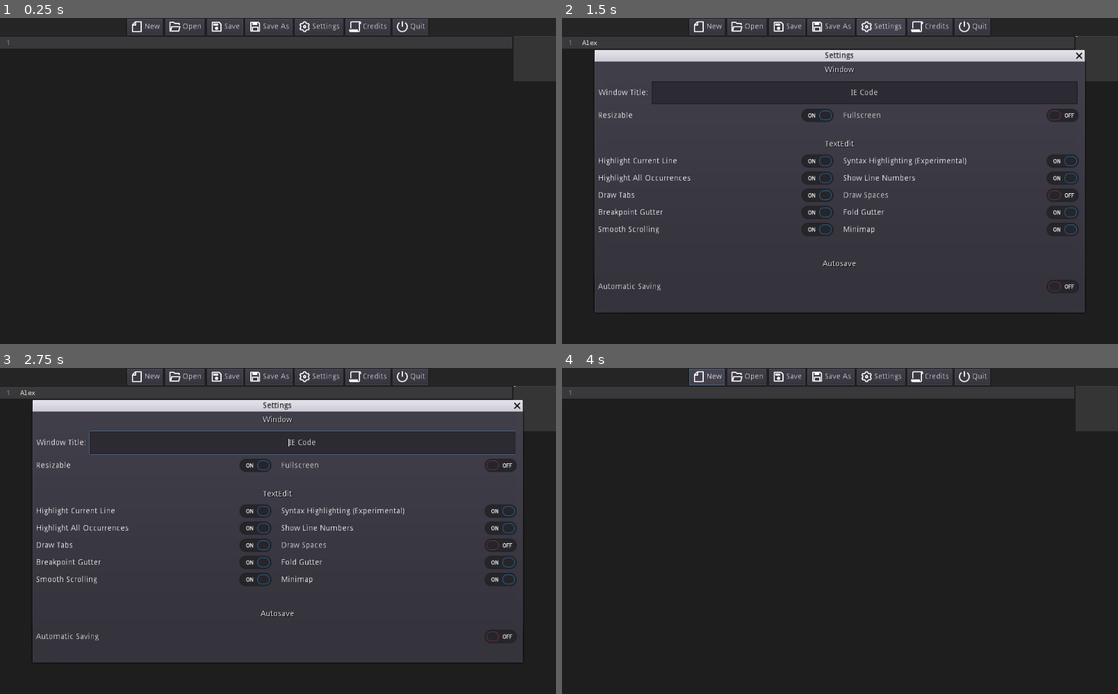
Above: before the commit, frames 1-4 (two rows, left to right).
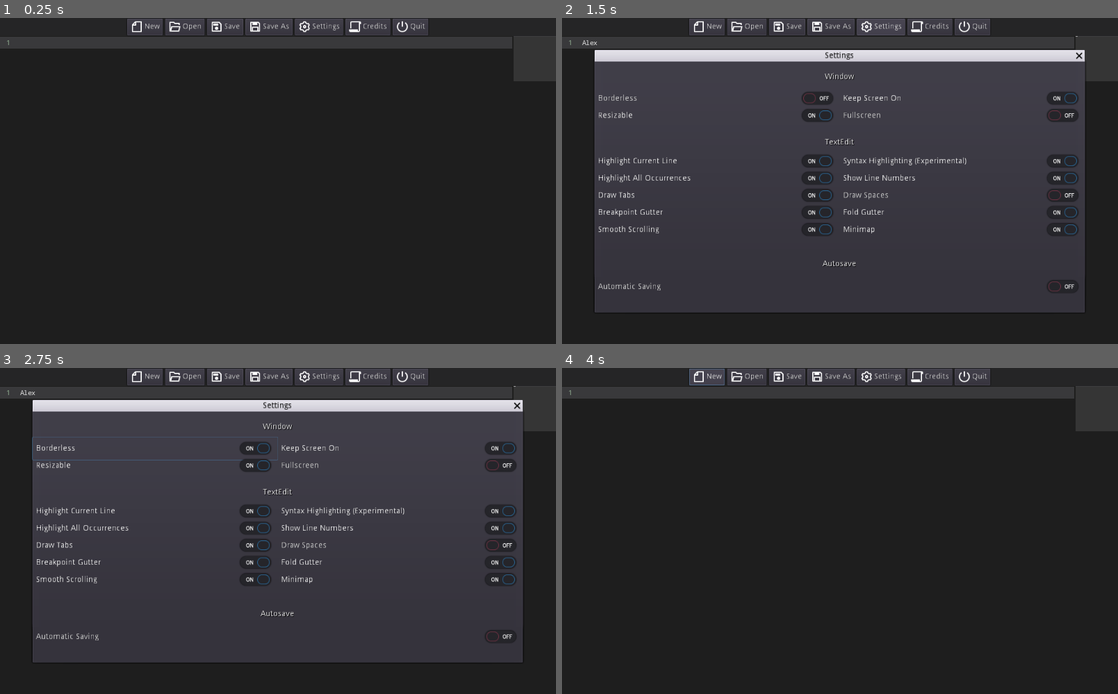
Above: after the commit, the same moments.

Repository: Ihsan-Entertainment/IE-Code
Game: Godot game, scene res://Assets/Scenes/main.tscn
Same seed, same stepped clock (60 frames per second), same inputs: the game is played once before the commit and once after it.
Inputs (mouse positions are in pixels of both pictures, inside the frame that each line leads up to):
- Up to frame 1 (0.25 s): no input
- Up to frame 2 (1.5 s): click (840, 190) at 0.52 s; type "Alex" at 0.6 s; click "Settings" at 1.25 s
- Up to frame 3 (2.75 s): click (155, 449) at 2 s, where only the run after the commit has a clickable "Borderless"
- Up to frame 4 (4 s): click (962, 449) at 2.75 s, where only the run after the commit has a clickable "Keep Screen On"; click "New" at 3.5 s

The runs differ from the first frame. In frame 1, less than 0.1% of the frame differs, in the area x 1-2%, y 6-9%; in frame 2, 1.0%; in frame 3, 1.5%, in the area x 1-93%, y 6-40%; in frame 4, less than 0.1%.
Error after the commit: Invalid get index 'text' (on base: 'null instance'). (res://Assets/Scripts/main.gd:25)

Commit message:
Update main.tscn

Diff:
--- a/IE Code/Assets/Scenes/main.tscn
+++ b/IE Code/Assets/Scenes/main.tscn
@@ -118,7 +118,7 @@
 custom_fonts/font = SubResource( 2 )
 custom_colors/safe_line_number_color = Color( 0.764706, 0.917647, 0.764706, 0.74902 )
 custom_colors/breakpoint_color = Color( 1, 0.470588, 0.419608, 1 )
-custom_colors/line_number_color = Color( 0.764706, 0.764706, 0.764706, 0.501961 )
+custom_colors/line_number_color = Color( 0.572549, 0.686275, 0.572549, 1 )
 custom_colors/background_color = Color( 0.117647, 0.117647, 0.117647, 1 )
 custom_colors/number_color = Color( 0.443137, 0.8, 0.686275, 1 )
 highlight_current_line = true
@@ -163,9 +163,9 @@
 window_title = "Save File As"
 access = 2
 show_hidden_files = true
-current_dir = "/Users/Flexy_GG1/Documents"
-current_file = "Untitled.txt"
-current_path = "/Users/Flexy_GG1/Documents/Untitled.txt"
+current_dir = "/Users/Flexy_GG1"
+current_file = "Documents"
+current_path = "/Users/Flexy_GG1/Documents"
 __meta__ = {
 "_edit_use_anchors_": false
 }
@@ -182,7 +182,6 @@
 }
 
 [node name="Credits" type="WindowDialog" parent="."]
-visible = true
 margin_left = 50.0
 margin_top = 50.0
 margin_right = 974.0
@@ -193,6 +192,7 @@
 }
 
 [node name="TextEdit" type="TextEdit" parent="Credits"]
+visible = false
 margin_right = 924.0
 margin_bottom = 500.0
 custom_colors/member_variable_color = Color( 1, 1, 1, 1 )
@@ -200,16 +200,16 @@
 custom_colors/background_color = Color( 0.145098, 0.145098, 0.14902, 1 )
 custom_colors/number_color = Color( 1, 1, 1, 1 )
 custom_colors/font_color_readonly = Color( 1, 1, 1, 1 )
-text = "IE Code v1.4.3 for macOS
+text = "IE Code v1.4.4 for [OS]
 Copyright (c) 2021 Ihsan Entertainment. Lincensed under the MIT License.
 For more information check out https://github.com/Ihsan-Entertainment/IE-Code/blob/main/LICENSE.md
 GitHub (source code and download): https://github.com/Ihsan-Entertainment/IE-Code
 
---------------------------------------------------
+</></></></></></></></></></>
 
 Icons by Remixicon (https://remixicon.com)
 
---------------------------------------------------
+</></></></></></></></></></>
 
 Code font: Droid Sans Mono
 
@@ -227,7 +227,7 @@
 See the License for the specific language governing permissions and
 limitations under the License.
 
---------------------------------------------------
+</></></></></></></></></></>
 
 This game uses Godot Engine, available under the following license:
 
@@ -249,6 +249,7 @@
 syntax_highlighting = true
 virtual_keyboard_enabled = false
 smooth_scrolling = true
+scroll_vertical = 17.25
 __meta__ = {
 "_edit_use_anchors_": false
 }
@@ -266,9 +267,9 @@
 
 [node name="Window" type="Label" parent="Settings"]
 margin_left = 404.0
-margin_top = 8.0
+margin_top = 20.0
 margin_right = 455.0
-margin_bottom = 22.0
+margin_bottom = 34.0
 custom_colors/font_color_shadow = Color( 0, 0, 0, 1 )
 text = "Window"
 align = 1
@@ -277,25 +278,26 @@
 "_edit_use_anchors_": false
 }
 
-[node name="WindowTitle" type="LineEdit" parent="Settings"]
-margin_left = 100.0
-margin_top = 35.0
-margin_right = 847.0
-margin_bottom = 75.0
-hint_tooltip = "Changes the window title."
-text = "IE Code"
-align = 1
-placeholder_text = "Window title"
-__meta__ = {
-"_edit_use_anchors_": false
-}
-
-[node name="Label" type="Label" parent="Settings/WindowTitle"]
-margin_left = -93.0
-margin_right = -6.0
-margin_bottom = 40.0
-text = "Window Title:"
-valign = 1
+[node name="Borderless" type="CheckButton" parent="Settings"]
+margin_top = 45.0
+margin_right = 430.0
+margin_bottom = 85.0
+hint_tooltip = "Forces the main window to be borderless."
+mouse_default_cursor_shape = 2
+text = "Borderless"
+__meta__ = {
+"_edit_use_anchors_": false
+}
+
+[node name="EnergySaving" type="CheckButton" parent="Settings"]
+margin_left = 430.0
+margin_top = 45.0
+margin_right = 860.0
+margin_bottom = 85.0
+hint_tooltip = "If enabled, keeps the screen on (even in case of
+inactivity), so the screen saver does not take over."
+pressed = true
+text = "Keep Screen On"
 __meta__ = {
 "_edit_use_anchors_": false
 }
@@ -333,9 +335,9 @@
 
 [node name="TextEdit" type="Label" parent="Settings"]
 margin_left = 404.0
-margin_top = 138.0
+margin_top = 135.0
 margin_right = 455.0
-margin_bottom = 152.0
+margin_bottom = 149.0
 custom_colors/font_color_shadow = Color( 0, 0, 0, 1 )
 text = "TextEdit"
 align = 1
